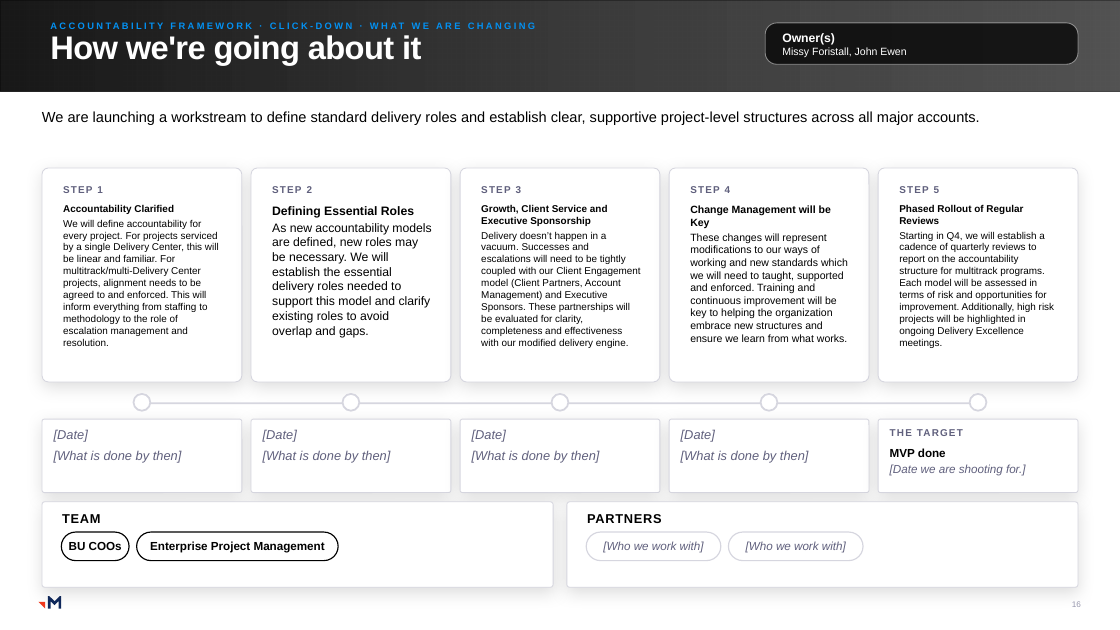
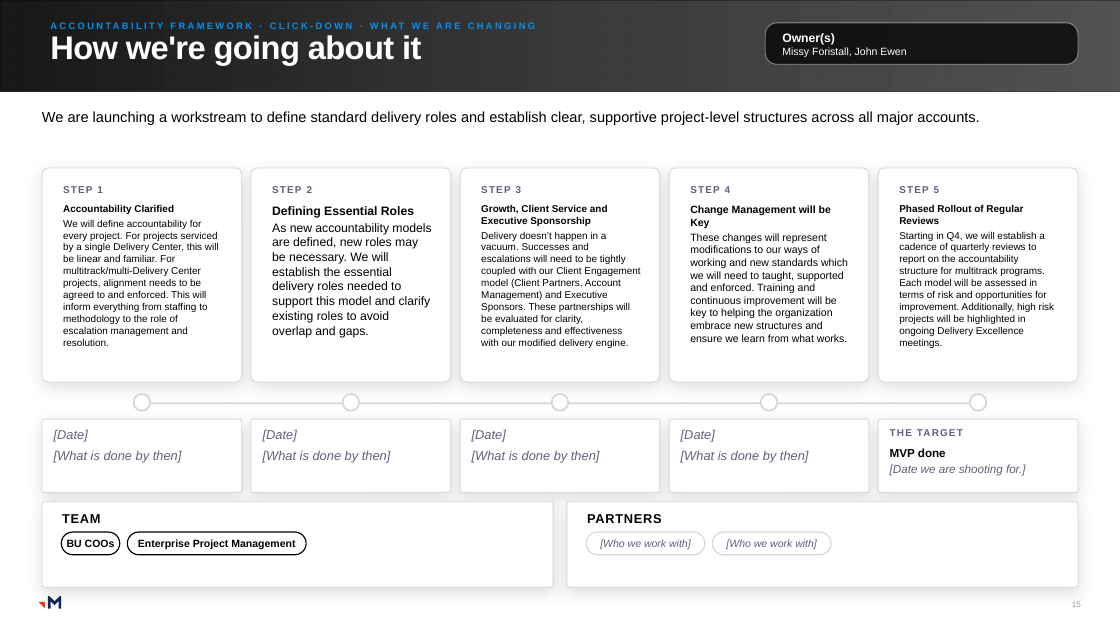
Before and after one commit to RachelHarrisMerkle/BasicMerkle, a slide deck: slide 15 of Priorities_Master.pptx (slide 16 before the commit). Drawn at 1120x630 pixels with LibreOffice and Linux fonts; fonts in the diff are those of the drawing; grey boxes stand for pictures. Boxes give left, top, right and bottom in pixels: in the first picture for what was removed or moved away, otherwise in the second. Text is boxed around its words. In the diff, an @@ line names an element or a change of style, - is before the commit and + after.

```diff
--- a/Priorities_Master.pptx
+++ b/Priorities_Master.pptx
@@ rounded rectangle "BU COOs" resized from (x1=61, y1=532, x2=129, y2=560) to (x1=61, y1=532, x2=120, y2=555) @@
@@ rounded rectangle "Enterprise Project Management" resized from (x1=137, y1=532, x2=339, y2=560) to (x1=128, y1=532, x2=307, y2=555) @@
@@ rounded rectangle "[Who we work with]" resized from (x1=586, y1=532, x2=721, y2=560) to (x1=586, y1=532, x2=705, y2=555) @@
@@ size 10 to 9 pt in 4 elements at (x1=586, y1=532, x2=705, y2=555), (x1=61, y1=532, x2=120, y2=555), (x1=128, y1=532, x2=307, y2=555), (x1=712, y1=532, x2=831, y2=555) @@
@@ rounded rectangle "[Who we work with]" resized from (x1=728, y1=532, x2=863, y2=560) to (x1=712, y1=532, x2=831, y2=555) @@
```
Also in this commit, not shown: 41 other slides changed, 9 slides added, 9 slides removed, 1 other file.
